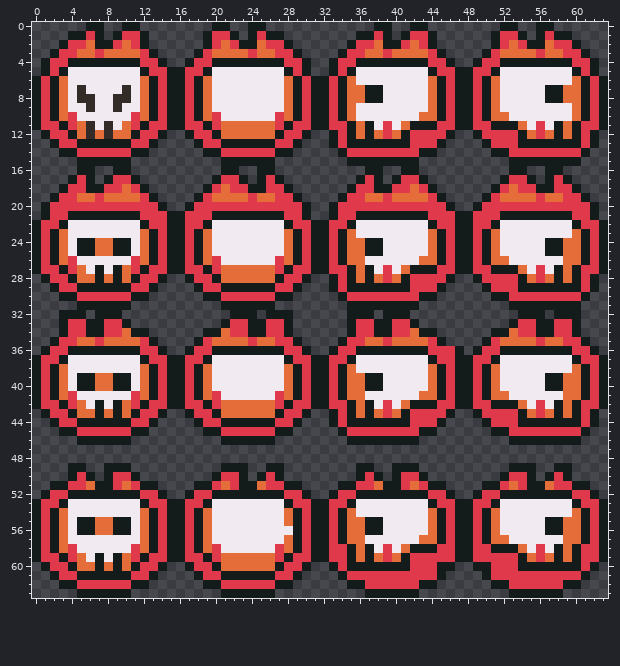
A pixel-art sprite gets an edit: assets/NinjaAdventure/Actor/Monsters/Skull/SpriteSheet.png. This is how it looked before the edit.
The file is 64x64 pixels.
After:
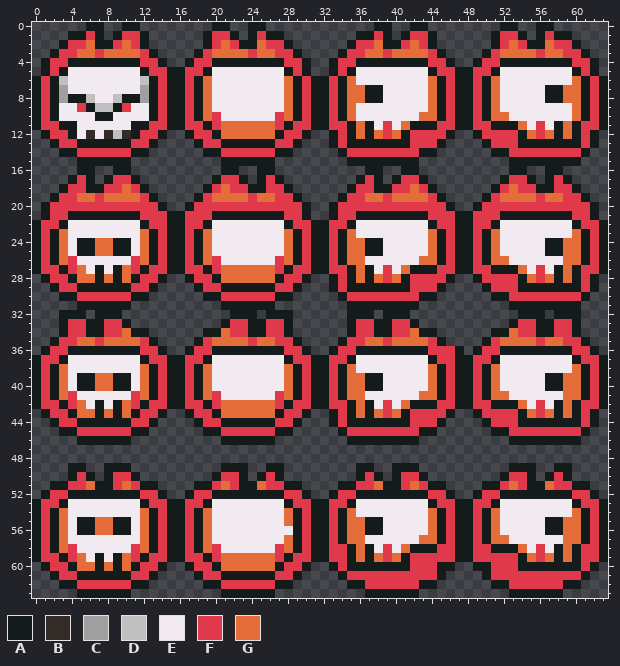
Palette (. is transparent): A #141b1b  B #332b28  C #a0a0a0  D #c0c0c0  E #f2eaf1  F #e0394c  G #e46d3a
Changes in this commit:
{"y":6,"x":3,"old":"G","new":"D"}
{"y":6,"x":12,"old":"G","new":"D"}
{"y":7,"x":3,"old":"G","new":"C"}
{"y":7,"x":5,"old":"B","new":"E"}
{"y":7,"x":10,"old":"B","new":"E"}
{"y":7,"x":12,"old":"G","new":"C"}
{"y":8,"x":3,"old":"GEBB","new":"CAAD"}
{"y":8,"x":9,"old":"BBEG","new":"DAAC"}
{"y":9,"x":3,"old":"G","new":"E"}
{"y":9,"x":5,"old":"EBEEBE","new":"FADDAF"}
{"y":9,"x":12,"old":"G","new":"E"}
{"y":10,"x":3,"old":"GF","new":"EE"}
{"y":10,"x":7,"old":"EE","new":"AA"}
{"y":10,"x":11,"old":"FG","new":"EE"}
{"y":11,"x":4,"old":"FGB","new":"AEE"}
{"y":11,"x":8,"old":"B","new":"E"}
{"y":11,"x":10,"old":"GF","new":"EA"}
{"y":12,"x":5,"old":"G","new":"E"}
{"y":12,"x":7,"old":"G","new":"E"}
{"y":12,"x":9,"old":"GG","new":"DB"}
